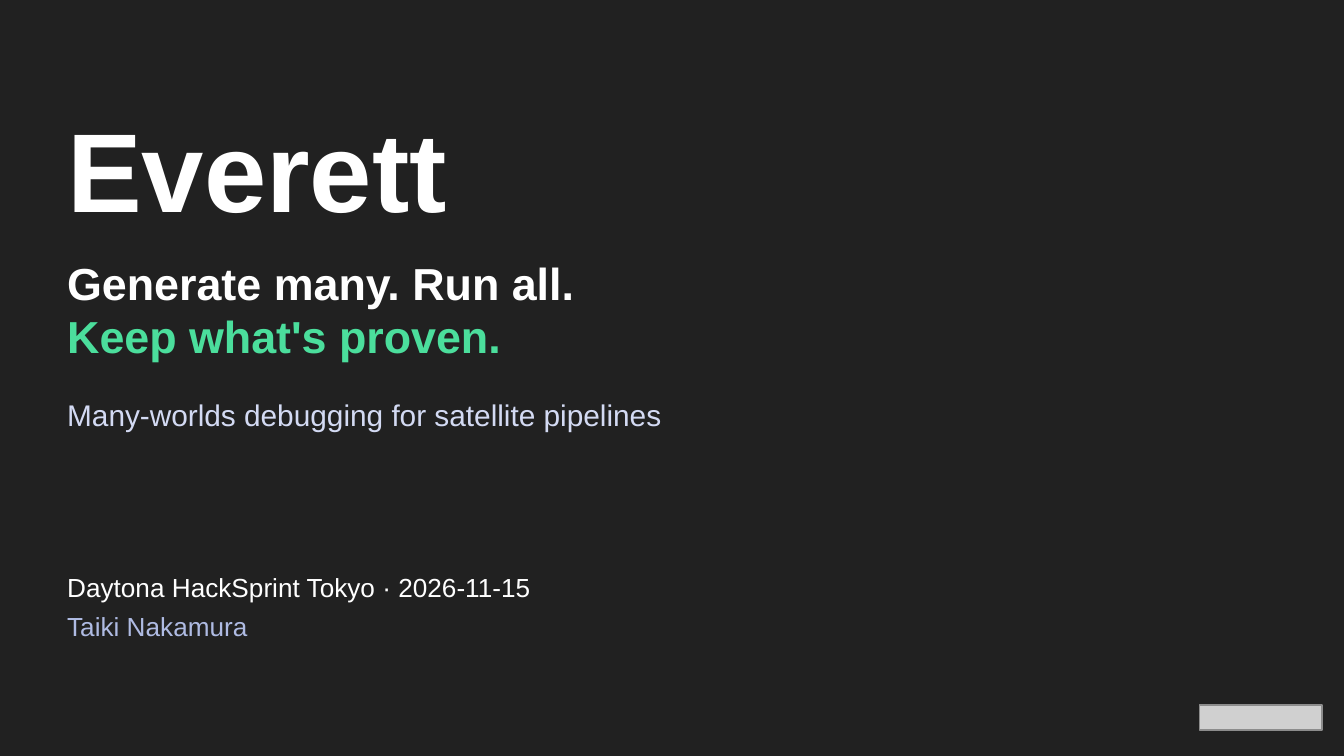
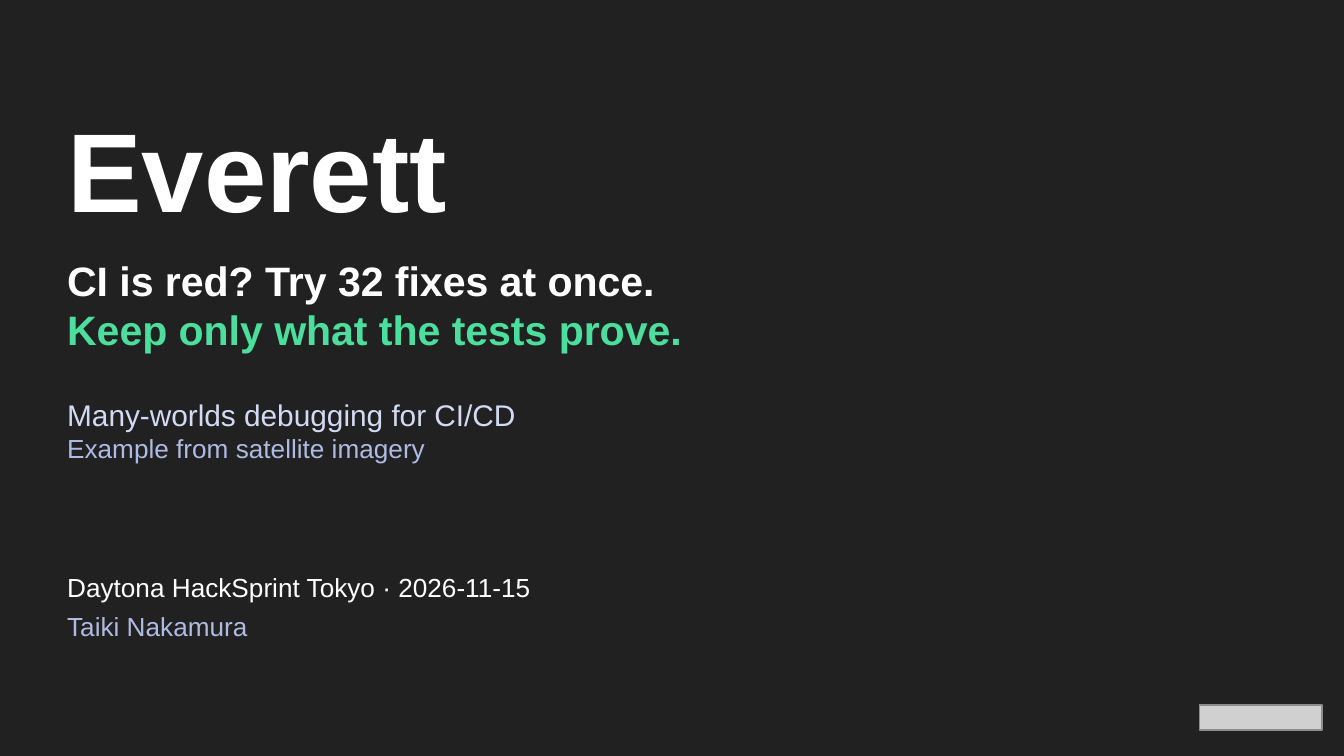
Before and after one commit to 0xtkey256/everett, a slide deck: slide 1 of deck/Everett.pptx. Drawn at 1344x756 pixels with LibreOffice and Linux fonts; fonts in the diff are those of the drawing; grey boxes stand for pictures; background and template pictures are left out. Boxes give left, top, right and bottom in pixels: in the first picture for what was removed or moved away, otherwise in the second. Text is boxed around its words. In the diff, an @@ line names an element or a change of style, - is before the commit and + after.

```diff
--- a/deck/Everett.pptx
+++ b/deck/Everett.pptx
@@ text at (67,266,682,353): text changed; size 24 to 22 pt; text colour #FFFFFF to #4BDE9C @@
-Generate many. Run all.
-Keep what's proven.
+CI is red? Try 32 fixes at once.
+Keep only what the tests prove.
@@ text at (67,404,515,464): text changed @@
-Many-worlds debugging for satellite pipelines
+Many-worlds debugging for CI/CD
+Example from satellite imagery
```
Also in this commit, not shown: 5 other slides changed, 1 slide added, 1 slide removed, 2 other files.
